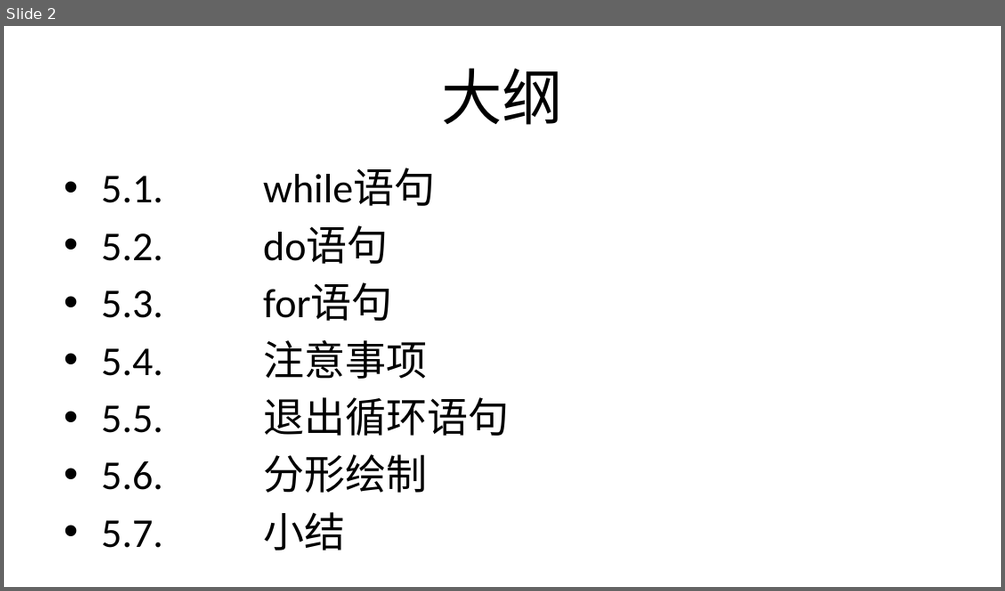
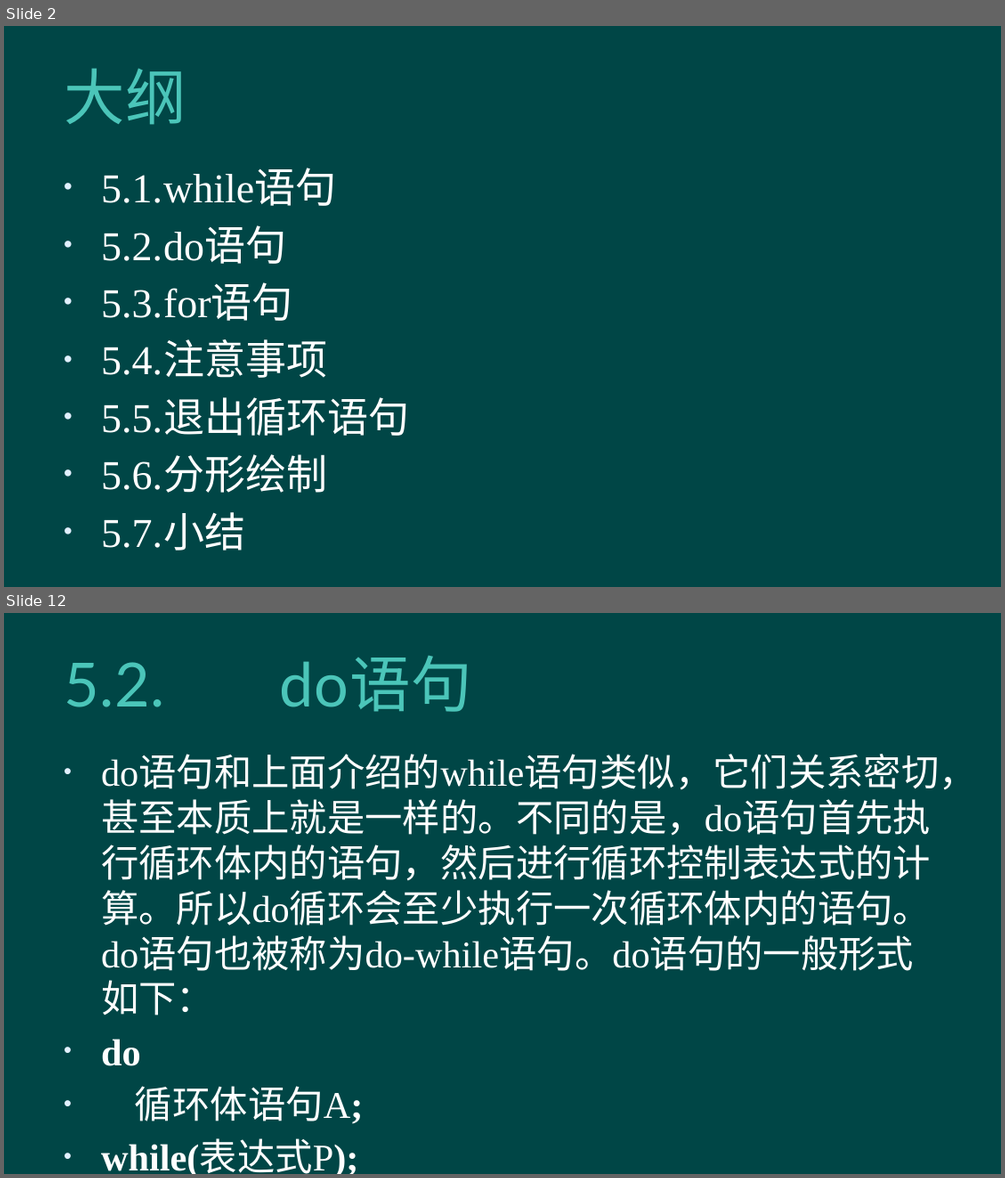
Before and after one commit to hanhonglei/Course_BasicGameProgramming, a slide deck: 第5章 循环结构程序设计/第5章 循环结构程序设计.pptx. Shown one above the other, each under a label of ours: slide 2 before the commit, slides 2 and 12 after it; the slides between them are not shown. The pictures are 1005x591 and 1005x1178 pixels, drawn with LibreOffice and Linux fonts; fonts in the diff are those of the drawing; background and template pictures are left out. Boxes give left, top, right and bottom in pixels: in the first picture for what was removed or moved away, otherwise in the second. Text is boxed around its words. In the diff, an @@ line names an element or a change of style, - is before the commit and + after.

```diff
--- a/第5章 循环结构程序设计/第5章 循环结构程序设计.pptx
+++ b/第5章 循环结构程序设计/第5章 循环结构程序设计.pptx
@@ slide 12 added at bbox=[4, 613, 1001, 1174], background #004646 @@
@@ title added at bbox=[64, 656, 472, 712], 44 pt, text #4BC5B9 @@
+5.2. do语句
@@ text added at bbox=[101, 756, 977, 1174], 27.2 pt, text #FFFFFF @@
+• do语句和上面介绍的while语句类似，它们关系密切，甚至本质上就是一样的。不同的是，do语句首先执行循环体内的语句，然后进行循环控制表达式的计算。所以do循环会至少执行一次循环体内的语句。do语句也被称为do-while语句。do语句的一般形式如下：
+• do
+• 循环体语句A;
+• while(表达式P);
@@ slide 2 changed as well @@
@@ background #FFFFFF to #004646 @@
@@ title "大纲" at bbox=[64, 68, 186, 125]: font Calibri to Lato, text colour #000000 to #4BC5B9, letter spacing 0 to 0.5 pt; alignment centre to left @@
@@ text "5.1. while语句" at bbox=[101, 171, 409, 550]: font Calibri to Times New Roman, text colour #000000 to #FFFFFF @@
```
Also in this commit, not shown: 1 other slide changed, 45 other slides added.
